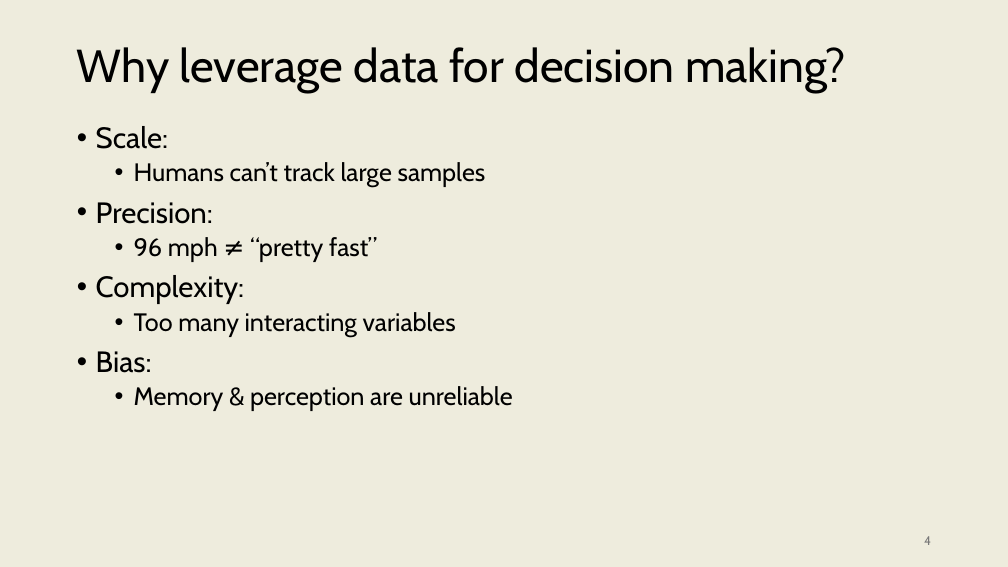
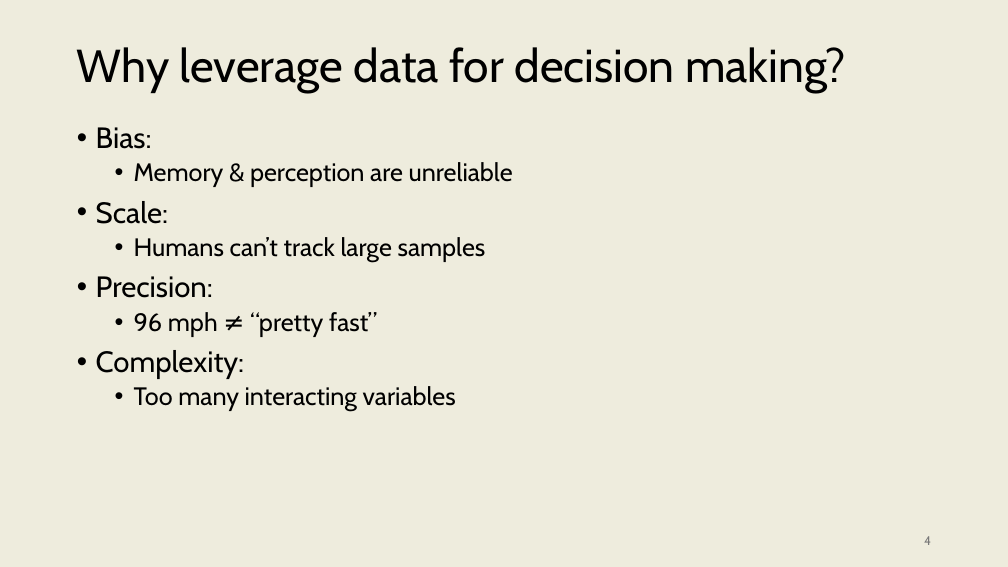
Before and after one commit to onishisaryu/HES-3000-Sports-Data-Analytics, a slide deck: slide 4 of pptx/Lecture1.pptx. Drawn at 1008x567 pixels with LibreOffice and Linux fonts; fonts in the diff are those of the drawing. Boxes give left, top, right and bottom in pixels: in the first picture for what was removed or moved away, otherwise in the second. Text is boxed around its words. In the diff, an @@ line names an element or a change of style, - is before the commit and + after.

```diff
--- a/pptx/Lecture1.pptx
+++ b/pptx/Lecture1.pptx
@@ text at (96,127,513,187): paragraphs added @@
+• Bias:
+  • Memory & perception are unreliable
@@ text at (96,351,513,411): paragraphs removed @@
-• Bias:
-  • Memory & perception are unreliable
```
Also in this commit, not shown: 6 other slides changed, 6 other files.
